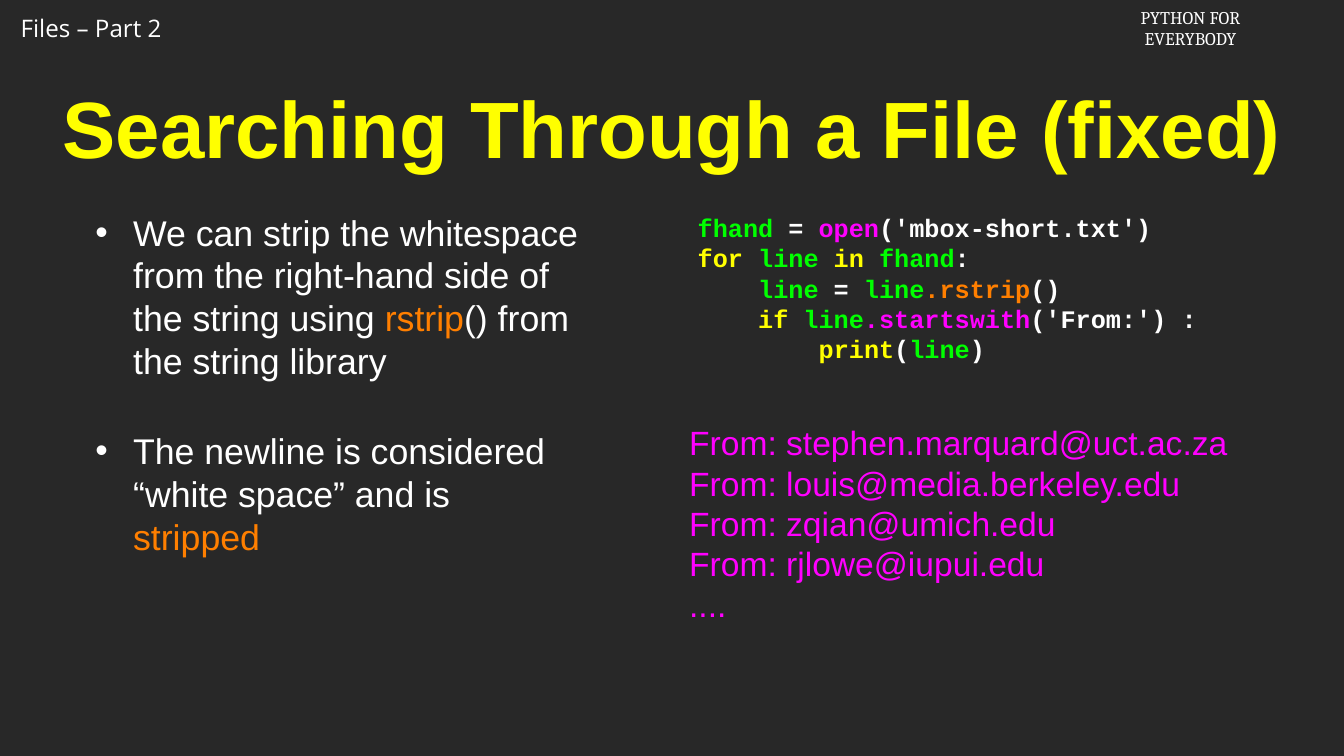
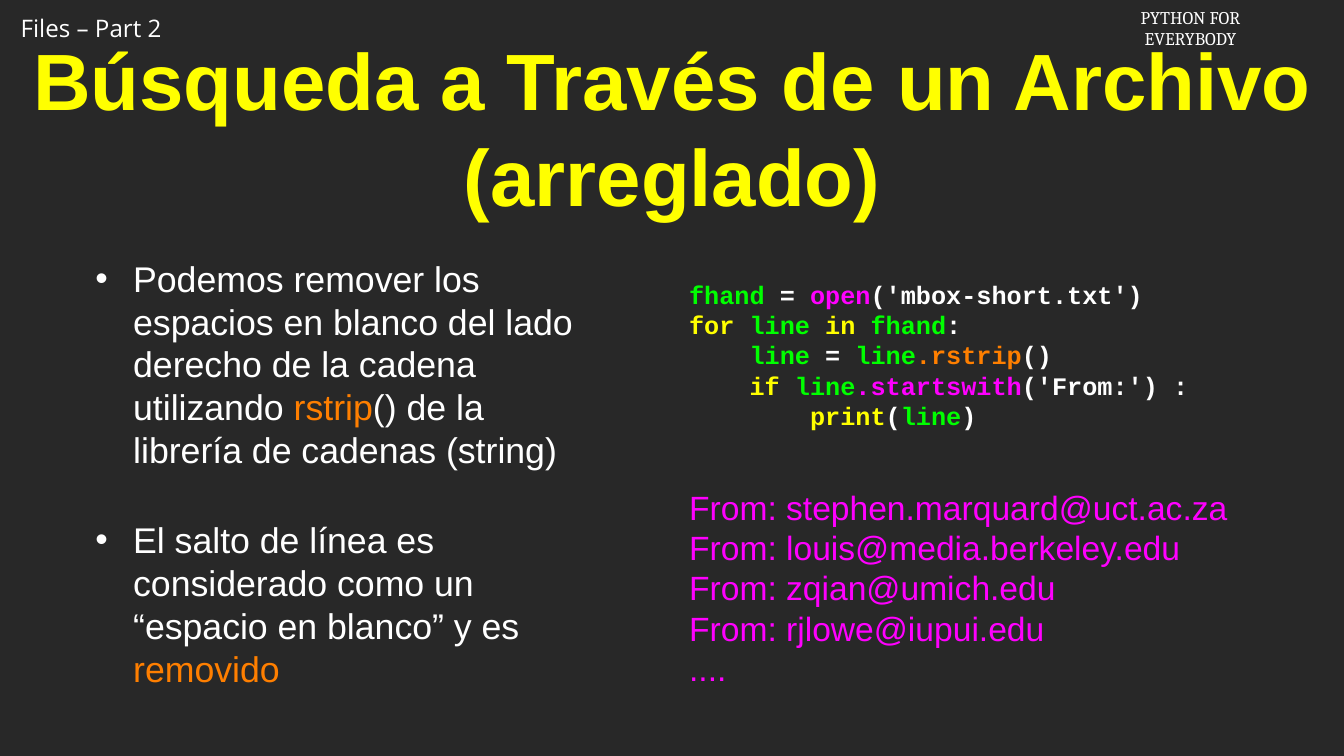
Before and after one commit to csev/py4e, a slide deck: slide 7 of ai/7.2.pptx. Drawn at 1344x756 pixels with LibreOffice and Linux fonts; fonts in the diff are those of the drawing; background and template pictures are left out. Boxes give left, top, right and bottom in pixels: in the first picture for what was removed or moved away, otherwise in the second. Text is boxed around its words. In the diff, an @@ line names an element or a change of style, - is before the commit and + after.

```diff
--- a/ai/7.2.pptx
+++ b/ai/7.2.pptx
@@ title at (33,51,1311,221): text changed @@
-Searching Through a File (fixed)
+Búsqueda a Través de un Archivo (arreglado)
@@ text at (133,266,572,683): text changed @@
-• We can strip the whitespace from the right-hand side of the string using rstrip() from the string library
-• The newline is considered “white space” and is stripped
+• Podemos remover los espacios en blanco del lado derecho de la cadena utilizando rstrip() de la librería de cadenas (string)
+• El salto de línea es considerado como un “espacio en blanco” y es removido
@@ text "fhand = open('mbox-short.txt')": place and size @@
-text "fhand = open('mbox-short.txt')" at (698,219,1166,364)
+text "fhand = open('mbox-short.txt')" at (689,285,1158,431)
@@ text "From: stephen.marquard@uct.ac.za": place and size @@
-text "From: stephen.marquard@uct.ac.za" at (689,430,1227,583)
+text "From: stephen.marquard@uct.ac.za" at (689,495,1227,648)
```
Also in this commit, not shown: 8 other slides changed, 4 slides added, 4 slides removed, 1 other file.
